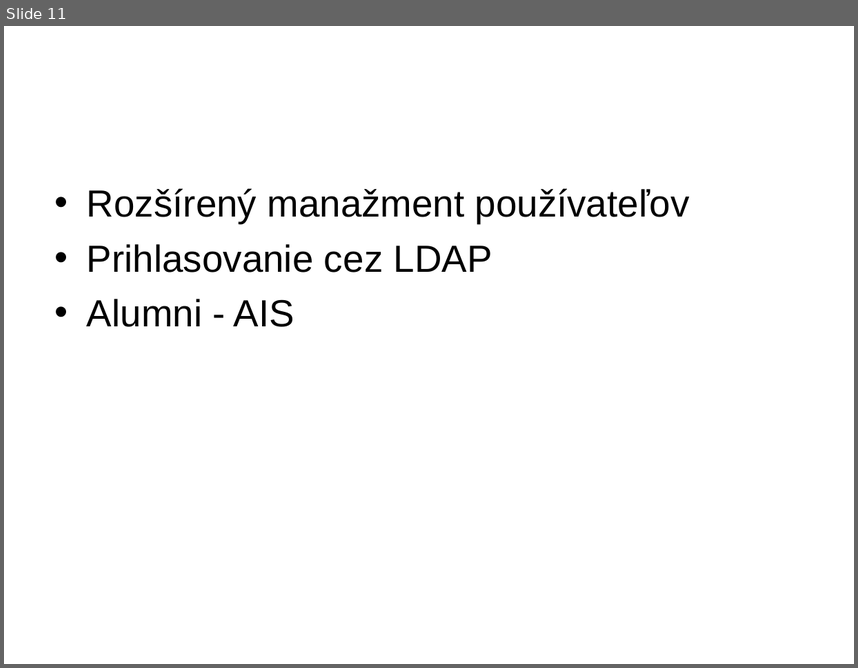
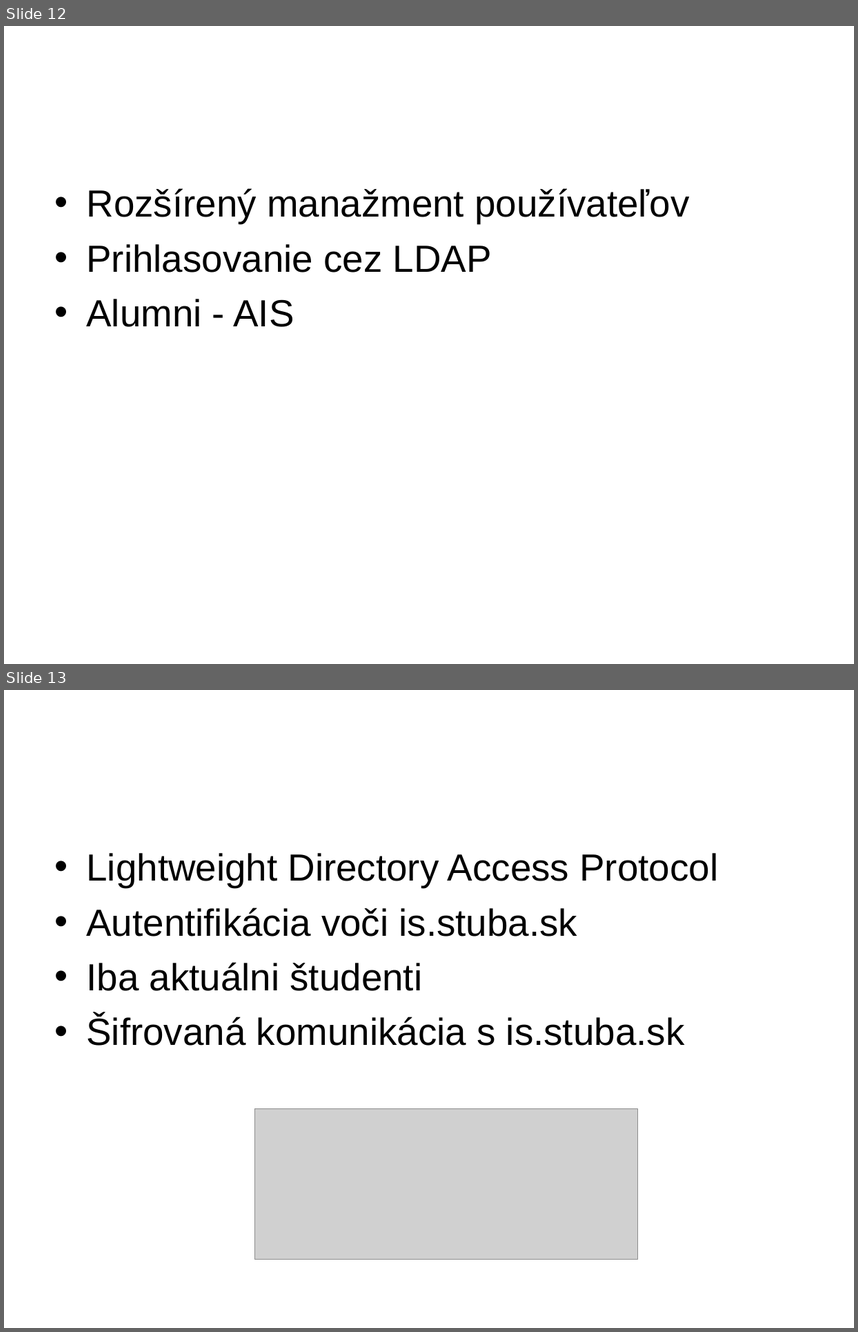
Before and after one commit to googlecode-mirror/timovy2007, a slide deck: doc/prezentacia/tech_presentation.ppt. Shown one above the other, each under a label of ours: slide 11 before the commit, slides 12 and 13 after it. The pictures are 858x668 and 858x1332 pixels, drawn with LibreOffice and Linux fonts; fonts in the diff are those of the drawing; grey boxes stand for pictures; background and template pictures are left out. Boxes give left, top, right and bottom in pixels: in the first picture for what was removed or moved away, otherwise in the second. Text is boxed around its words. In the diff, an @@ line names an element or a change of style, - is before the commit and + after.

```diff
--- a/doc/prezentacia/tech_presentation.ppt
+++ b/doc/prezentacia/tech_presentation.ppt
@@ slide 13 added at box(4, 690, 854, 1328), background picture (left out) @@
@@ text added at box(94, 690, 726, 756), 40 pt, text #FFFFFF, bold @@
+LDAP
@@ text added at box(87, 853, 718, 1045), 32 pt, text #000000 @@
+• Lightweight Directory Access Protocol
+• Autentifikácia voči is.stuba.sk
+• Iba aktuálni študenti
+• Šifrovaná komunikácia s is.stuba.sk
@@ picture added at box(254, 1108, 637, 1259) @@
@@ what was slide 11 is now slide 12 @@
```
Also in this commit, not shown: 9 other slides changed, 2 other slides added, 1 slide removed.
